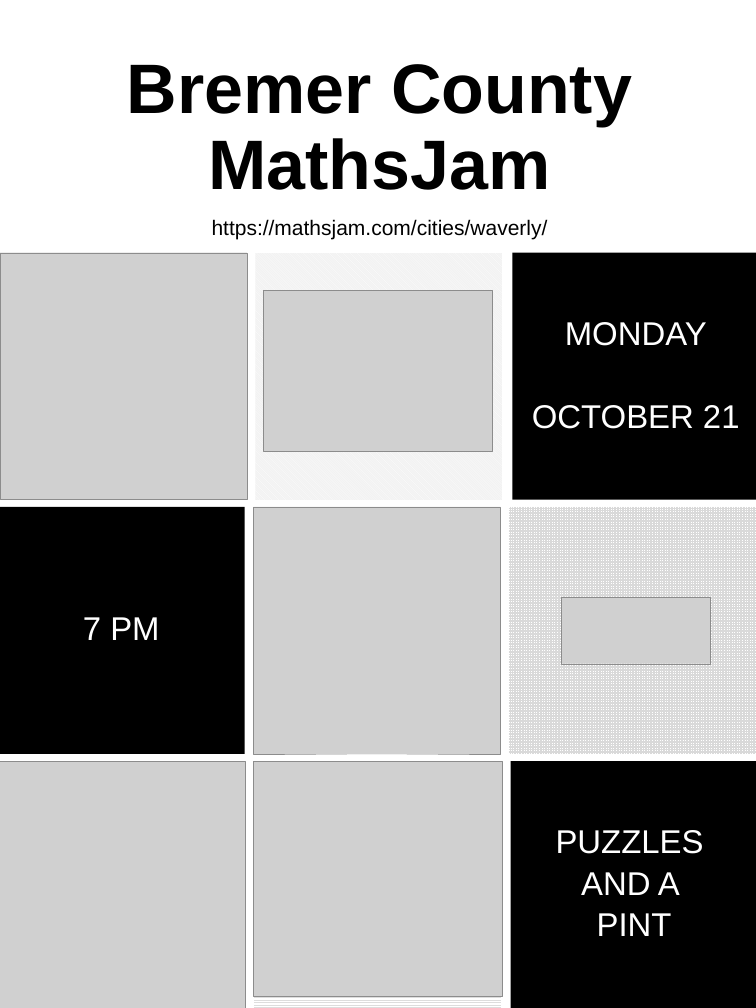
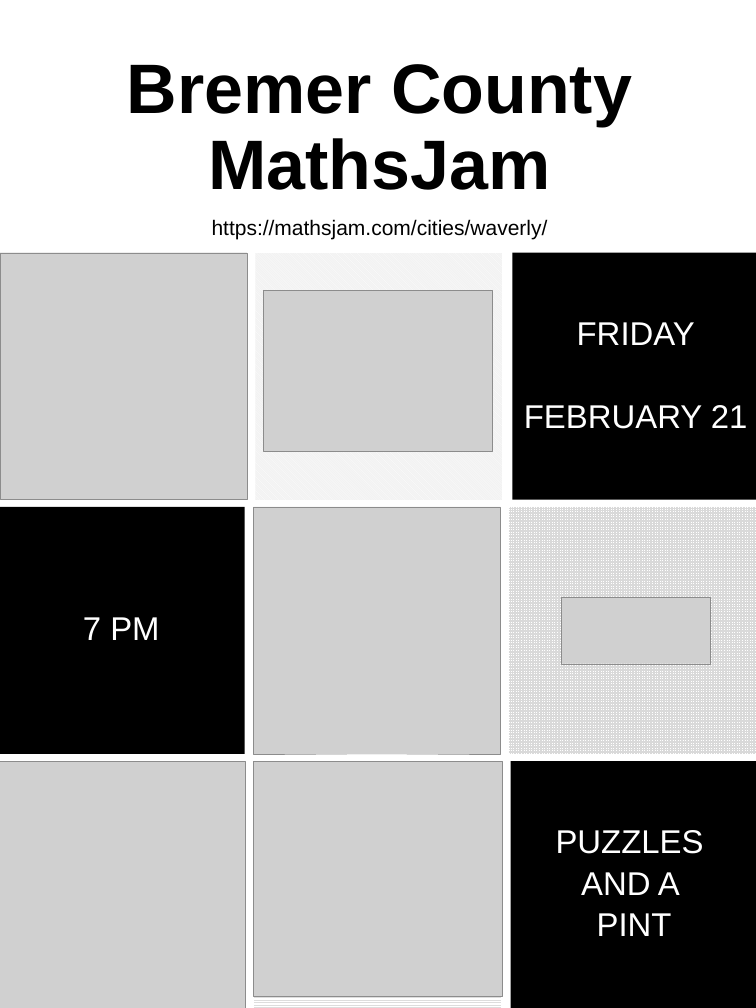
Before and after one commit to mbirgen/Waverly-MathsJams, a slide deck: slide 1 of MathsJam.pptx. Drawn at 756x1008 pixels with LibreOffice and Linux fonts; fonts in the diff are those of the drawing; grey boxes stand for pictures. Boxes give left, top, right and bottom in pixels: in the first picture for what was removed or moved away, otherwise in the second. Text is boxed around its words. In the diff, an @@ line names an element or a change of style, - is before the commit and + after.

Commit message:
Update 2-21-2025
Includes MJShout from November, December 2024 and January, February 2025

```diff
--- a/MathsJam.pptx
+++ b/MathsJam.pptx
@@ text at box(524, 322, 748, 429): text changed @@
-MONDAY
-OCTOBER 21
+FRIDAY
+FEBRUARY 21
```
Also in this commit, not shown: 14 other files.
